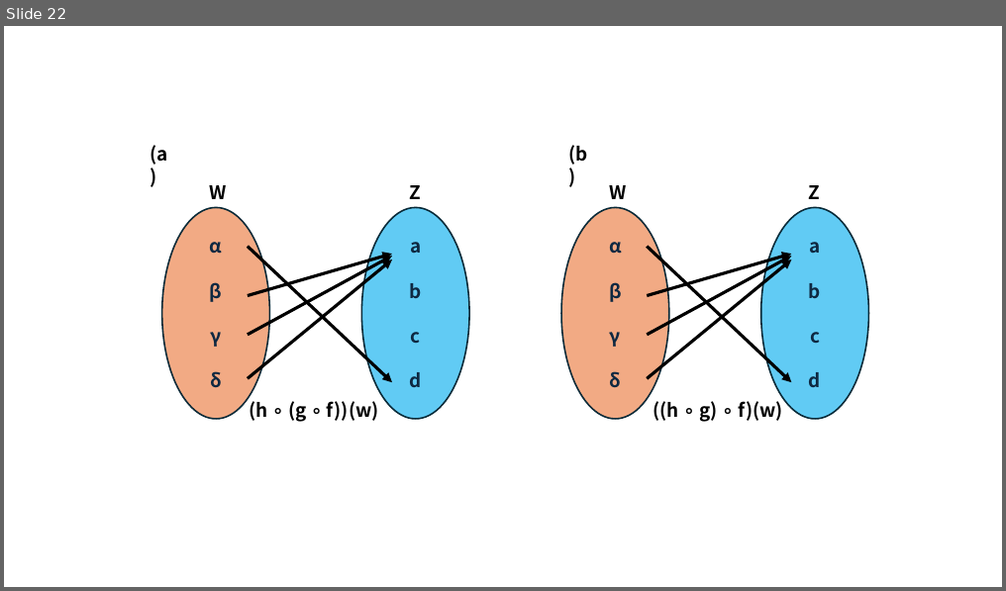
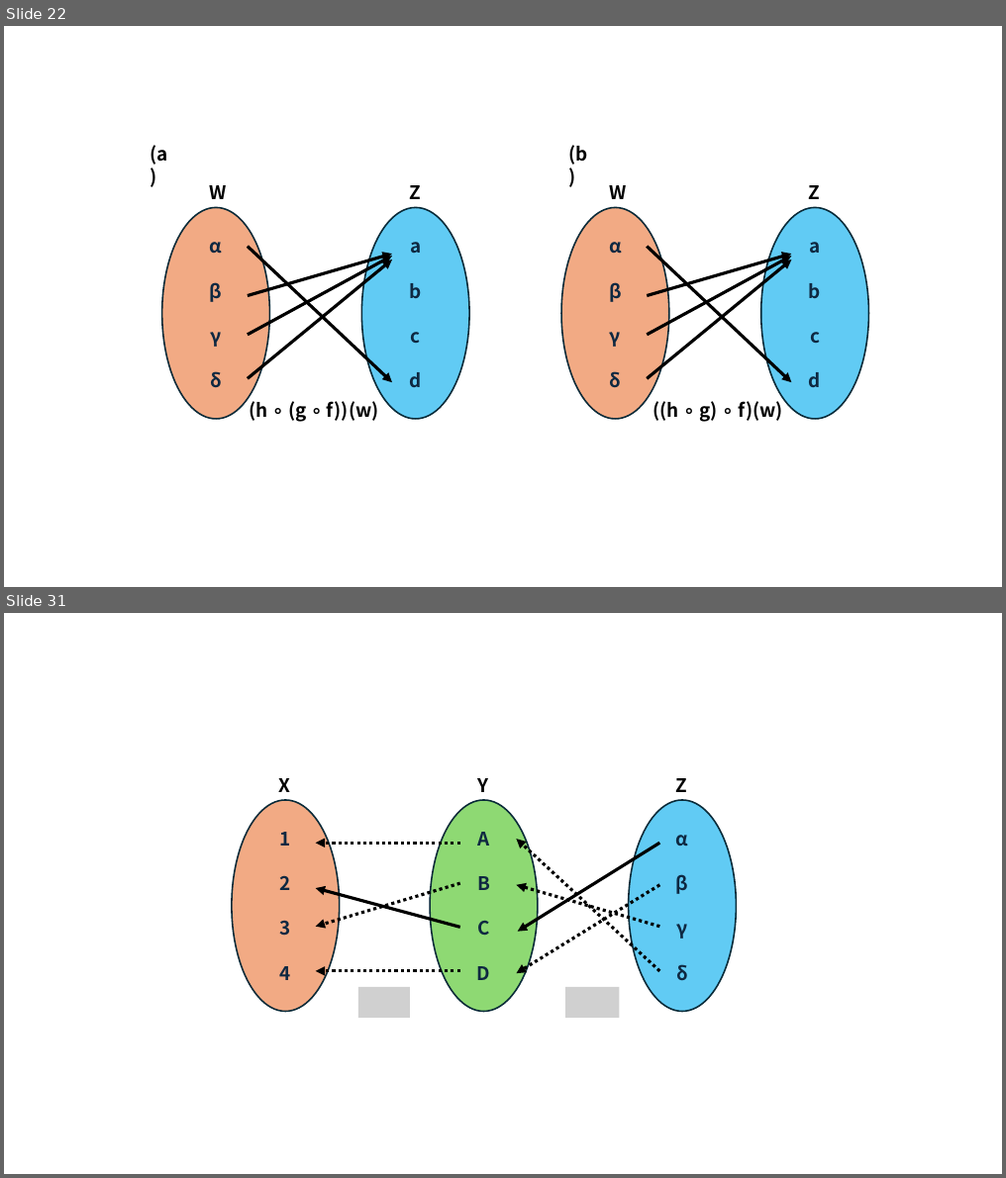
Before and after one commit to corn1200/GameMath-example, a slide deck: img/그림.pptx. Shown one above the other, each under a label of ours: slide 22 before the commit, slides 22 and 31 after it; the slides between them are not shown. The pictures are 1006x591 and 1006x1178 pixels, drawn with LibreOffice and Linux fonts; fonts in the diff are those of the drawing; grey boxes stand for pictures. Boxes give left, top, right and bottom in pixels: in the first picture for what was removed or moved away, otherwise in the second. Text is boxed around its words. In the diff, an @@ line names an element or a change of style, - is before the commit and + after.

```diff
--- a/img/그림.pptx
+++ b/img/그림.pptx
@@ slide 31 added at bbox=[4, 613, 1002, 1174], background #FFFFFF @@
@@ text added at bbox=[279, 778, 291, 792], 18 pt, text #000000, bold @@
+X
@@ text added at bbox=[477, 778, 488, 792], 18 pt, text #000000, bold @@
+Y
@@ text added at bbox=[676, 778, 688, 792], 18 pt, text #000000, bold @@
+Z
@@ ellipse added at bbox=[232, 800, 340, 1011], fill #F2AA84, outline #092A39 1.5 pt, 18 pt, text #0E2841, bold @@
+1
+2
+3
+4
@@ ellipse added at bbox=[430, 800, 538, 1011], fill #8ED973, outline #092A39 1.5 pt, 18 pt, text #0E2841, bold @@
+A
+B
+C
+D
@@ ellipse added at bbox=[629, 800, 737, 1011], fill #61CBF4, outline #092A39 1.5 pt, 18 pt, text #0E2841, bold @@
+α
+β
+γ
+δ
@@ arrow added from (460, 843) to (316, 843), #000000 3 pt dashed @@
@@ arrow added from (659, 971) to (516, 839), #000000 3 pt dashed @@
@@ arrow added from (659, 843) to (518, 932), #000000 3 pt @@
@@ arrow added from (460, 883) to (316, 927), #000000 3 pt dashed @@
@@ arrow added from (460, 928) to (316, 888), #000000 3 pt @@
@@ arrow added from (659, 884) to (516, 973), #000000 3 pt dashed @@
@@ arrow added from (659, 927) to (516, 884), #000000 3 pt dashed @@
@@ arrow added from (460, 971) to (316, 971), #000000 3 pt dashed @@
@@ picture added at bbox=[358, 987, 411, 1018] @@
@@ picture added at bbox=[565, 987, 620, 1018] @@
```
Also in this commit, not shown: 8 other slides added, 34 other files.
